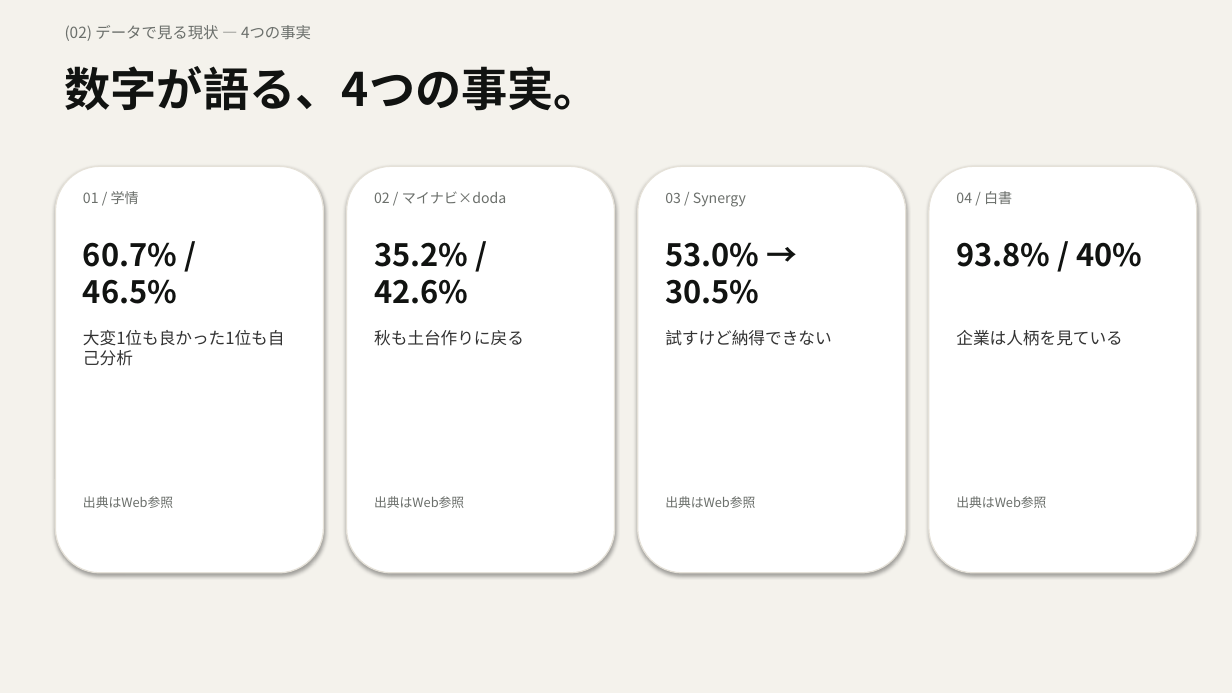
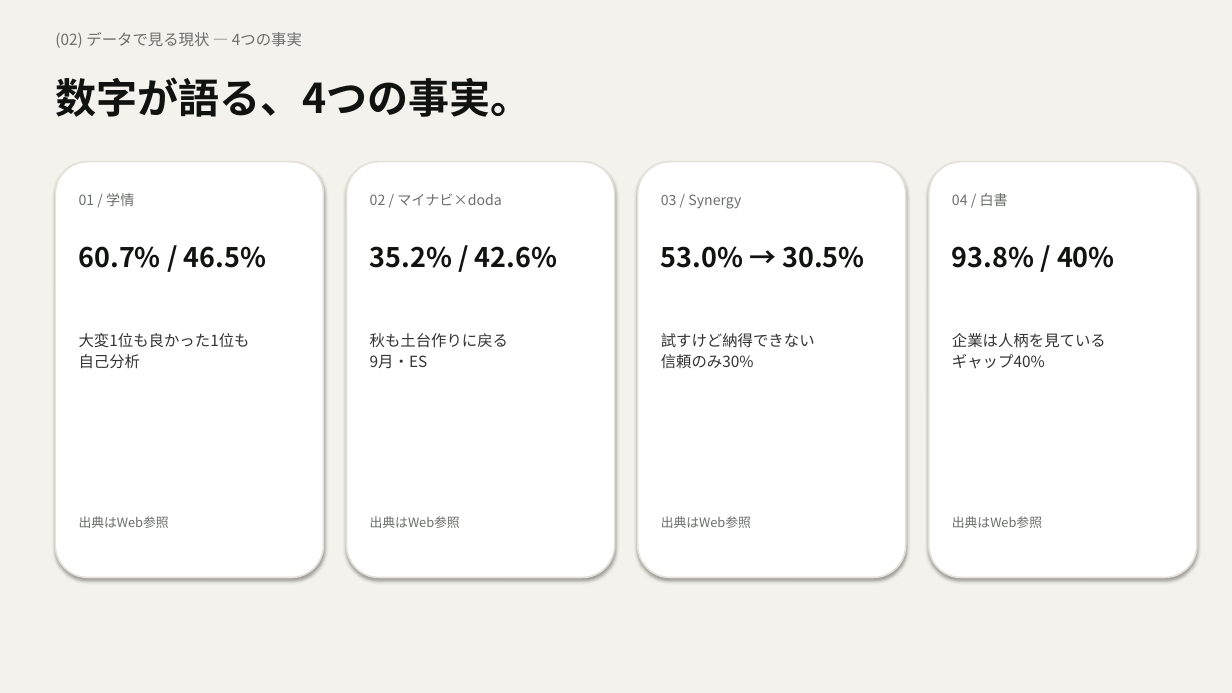
Before and after one commit to taku010201040/jibun-mayogo-2026, a slide deck: slide 3 of 問題定義プレゼン_自己分析迷子_Onda.pptx. Drawn at 1232x693 pixels with LibreOffice and Linux fonts; fonts in the diff are those of the drawing. Boxes give left, top, right and bottom in pixels: in the first picture for what was removed or moved away, otherwise in the second. Text is boxed around its words. In the diff, an @@ line names an element or a change of style, - is before the commit and + after.

Commit message:
fix: rebuild pptx layout (anchor/fonts/aspect)

```diff
--- a/問題定義プレゼン_自己分析迷子_Onda.pptx
+++ b/問題定義プレゼン_自己分析迷子_Onda.pptx
@@ text "数字が語る、4つの事実。" at <box>55,77,531,117</box>: size 36 to 32 pt; line spacing 1 to 1.15 @@
@@ rounded rectangle: place and size @@
-rounded rectangle at <box>55,166,323,573</box>
+rounded rectangle at <box>55,162,323,578</box>
@@ rounded rectangle: place and size @@
-rounded rectangle at <box>347,166,615,573</box>
+rounded rectangle at <box>347,162,615,578</box>
@@ rounded rectangle: place and size @@
-rounded rectangle at <box>638,166,906,573</box>
+rounded rectangle at <box>638,162,906,578</box>
@@ outline #E5E1D8 1 pt to #E5E1D8 1.25 pt; proportions changed in 4 elements at <box>55,162,323,578</box>, <box>347,162,615,578</box>, <box>638,162,906,578</box>, <box>929,162,1197,578</box> @@
@@ rounded rectangle: place and size @@
-rounded rectangle at <box>929,166,1197,573</box>
+rounded rectangle at <box>929,162,1197,578</box>
@@ size 24 to 21 pt; line spacing 1 to 1.15 in 4 elements at <box>79,246,266,268</box>, <box>370,246,557,268</box>, <box>661,246,864,268</box>, <box>952,246,1115,268</box> @@
@@ text at <box>79,333,250,369</box>: text changed; size 13 to 12 pt @@
-大変1位も良かった1位も自己分析
+大変1位も良かった1位も
+自己分析
@@ text at <box>370,333,508,368</box>: text changed; size 13 to 12 pt @@
-秋も土台作りに戻る
+秋も土台作りに戻る
+9月・ES
@@ text at <box>661,333,815,368</box>: text changed; size 13 to 12 pt @@
-試すけど納得できない
+試すけど納得できない
+信頼のみ30%
@@ text at <box>952,333,1106,368</box>: text changed; size 13 to 12 pt @@
-企業は人柄を見ている
+企業は人柄を見ている
+ギャップ40%
@@ text "出典はWeb参照": place and size @@
-text "出典はWeb参照" at <box>83,496,173,508</box>
+text "出典はWeb参照" at <box>79,516,169,528</box>
@@ text "出典はWeb参照": place and size @@
-text "出典はWeb参照" at <box>374,496,464,508</box>
+text "出典はWeb参照" at <box>370,516,460,528</box>
@@ text "出典はWeb参照": place and size @@
-text "出典はWeb参照" at <box>665,496,755,508</box>
+text "出典はWeb参照" at <box>661,516,751,528</box>
@@ line spacing 1 to 1.15 in 9 elements at <box>370,193,502,206</box>, <box>79,193,134,206</box>, <box>661,194,741,209</box>, <box>952,193,1008,206</box>, <box>55,32,302,48</box>, <box>79,516,169,528</box>, <box>370,516,460,528</box>, <box>661,516,751,528</box>, <box>952,516,1042,528</box> @@
@@ text "出典はWeb参照": place and size @@
-text "出典はWeb参照" at <box>956,496,1046,508</box>
+text "出典はWeb参照" at <box>952,516,1042,528</box>
```
Also in this commit, not shown: 5 other slides changed, 3 other files.
